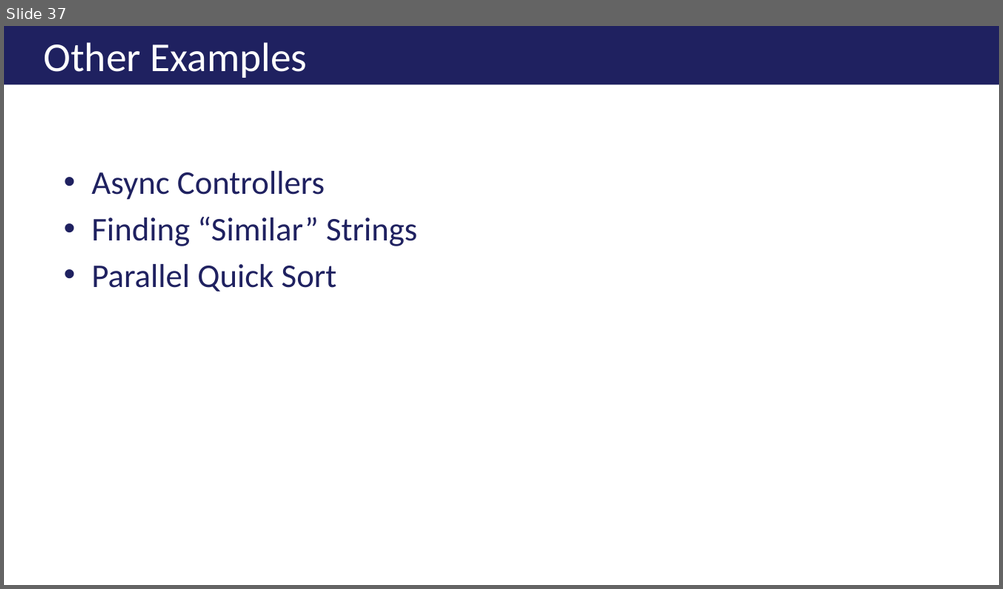
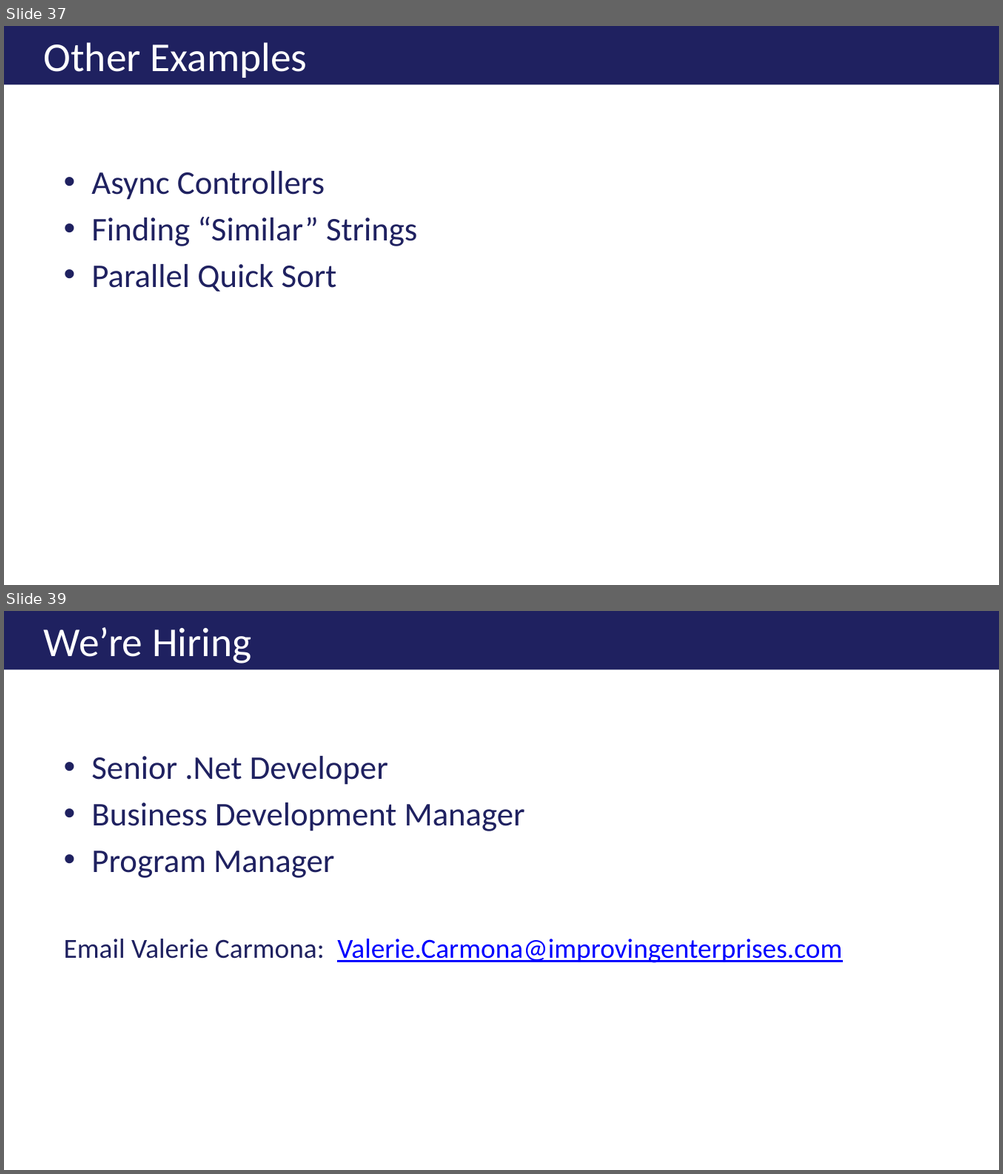
Before and after one commit to ericburcham/THasyINKnc, a slide deck: Presentation/THasINKync.pptx. Shown one above the other, each under a label of ours: slide 37 before the commit, slides 37 and 39 after it; the slides between them are not shown. The pictures are 1003x589 and 1003x1174 pixels, drawn with LibreOffice and Linux fonts; fonts in the diff are those of the drawing; background and template pictures are left out. Boxes give left, top, right and bottom in pixels: in the first picture for what was removed or moved away, otherwise in the second. Text is boxed around its words. In the diff, an @@ line names an element or a change of style, - is before the commit and + after.

Commit message:
Added 'we're hiring' slide to end of presentation.

```diff
--- a/Presentation/THasINKync.pptx
+++ b/Presentation/THasINKync.pptx
@@ slide 39 added at (x1=4, y1=611, x2=999, y2=1170), background #FFFFFF @@
@@ title added at (x1=4, y1=611, x2=999, y2=669), fill #1F2160, 29.7 pt, text #FFFFFF @@
+We’re Hiring
@@ text added at (x1=64, y1=756, x2=842, y2=963), 20 pt, text #1F2160 @@
+• Senior .Net Developer
+• Business Development Manager
+• Program Manager
+Email Valerie Carmona: Valerie.Carmona@improvingenterprises.com
```
Also in this commit, not shown: 1 other slide added.
